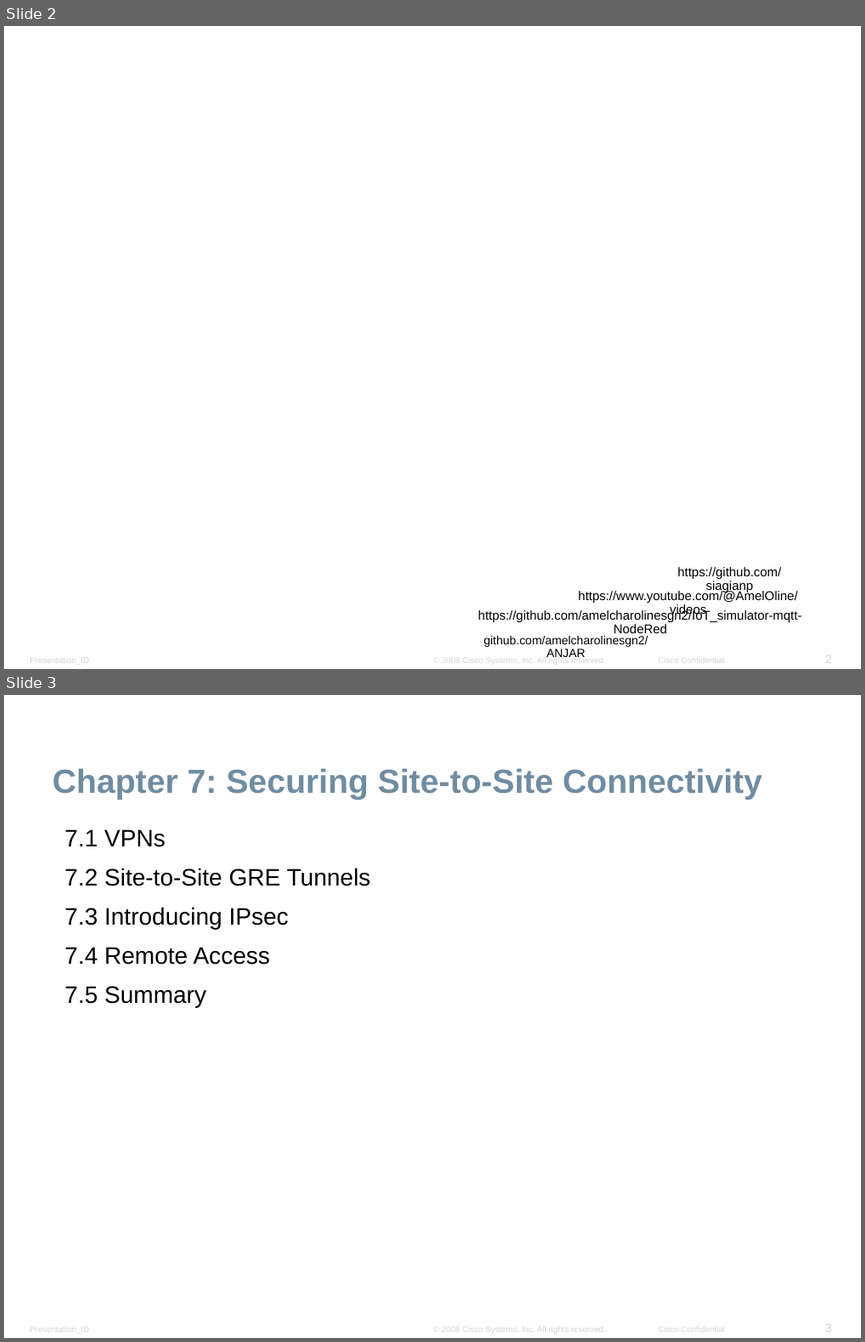
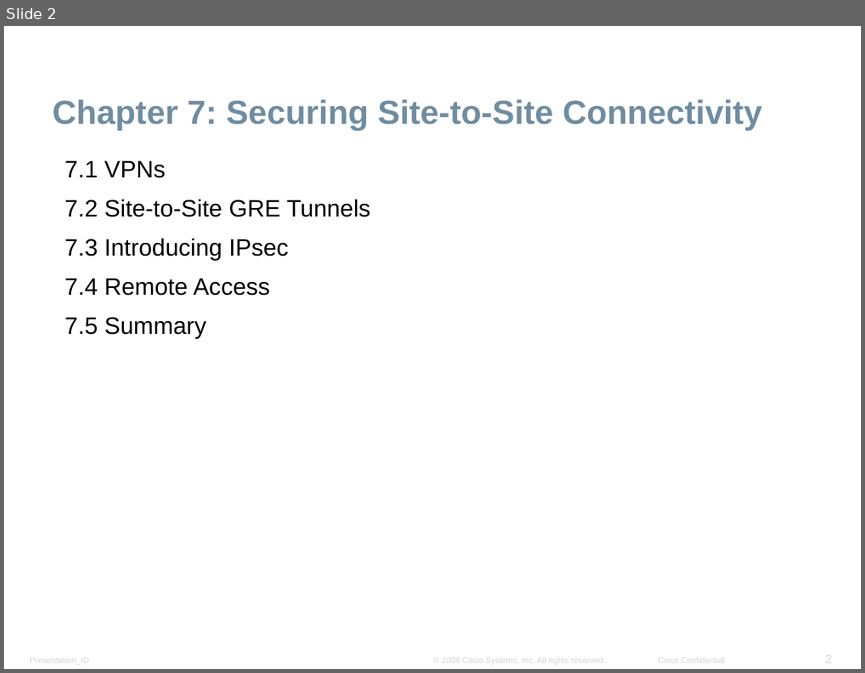
Before and after one commit to amelcharolinesgn2/ANJAR, a slide deck: ENSA_Module_8_VPN_and_IPsec_GRE tunnel.pptx. Shown one above the other, each under a label of ours: slides 2 and 3 before the commit, slide 2 after it. The pictures are 865x1342 and 865x673 pixels, drawn with LibreOffice and Linux fonts; fonts in the diff are those of the drawing; background and template pictures are left out. Boxes give left, top, right and bottom in pixels: in the first picture for what was removed or moved away, otherwise in the second. Text is boxed around its words. In the diff, an @@ line names an element or a change of style, - is before the commit and + after.

```diff
--- a/ENSA_Module_8_VPN_and_IPsec_GRE tunnel.pptx
+++ b/ENSA_Module_8_VPN_and_IPsec_GRE tunnel.pptx
@@ slide 2 removed at [4, 26, 861, 669], background #FFFFFF; not listed: 4 template elements that a slide beside it also shows @@
@@ text removed at [677, 567, 781, 593] @@
-https://github.com/siagianp
@@ text removed at [478, 609, 802, 636] @@
-https://github.com/amelcharolinesgn2/IoT_simulator-mqtt-NodeRed
@@ text removed at [578, 590, 797, 617] @@
-https://www.youtube.com/@AmelOline/videos
@@ text removed at [483, 635, 647, 657] @@
-github.com/amelcharolinesgn2/ANJAR
@@ what was slide 3 is now slide 2 @@
```
Also in this commit, not shown: 10 other slides removed, 16 other files.
